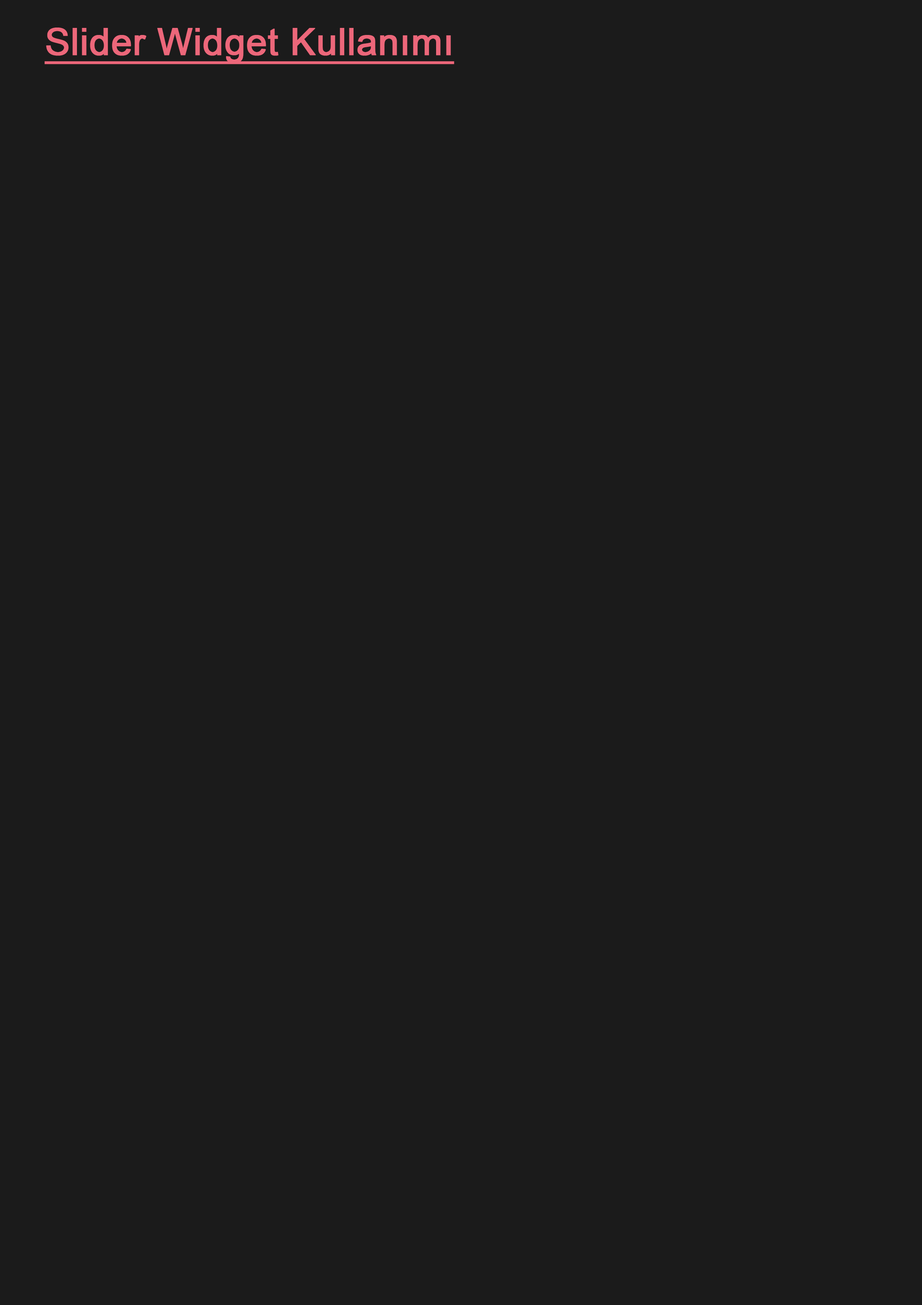
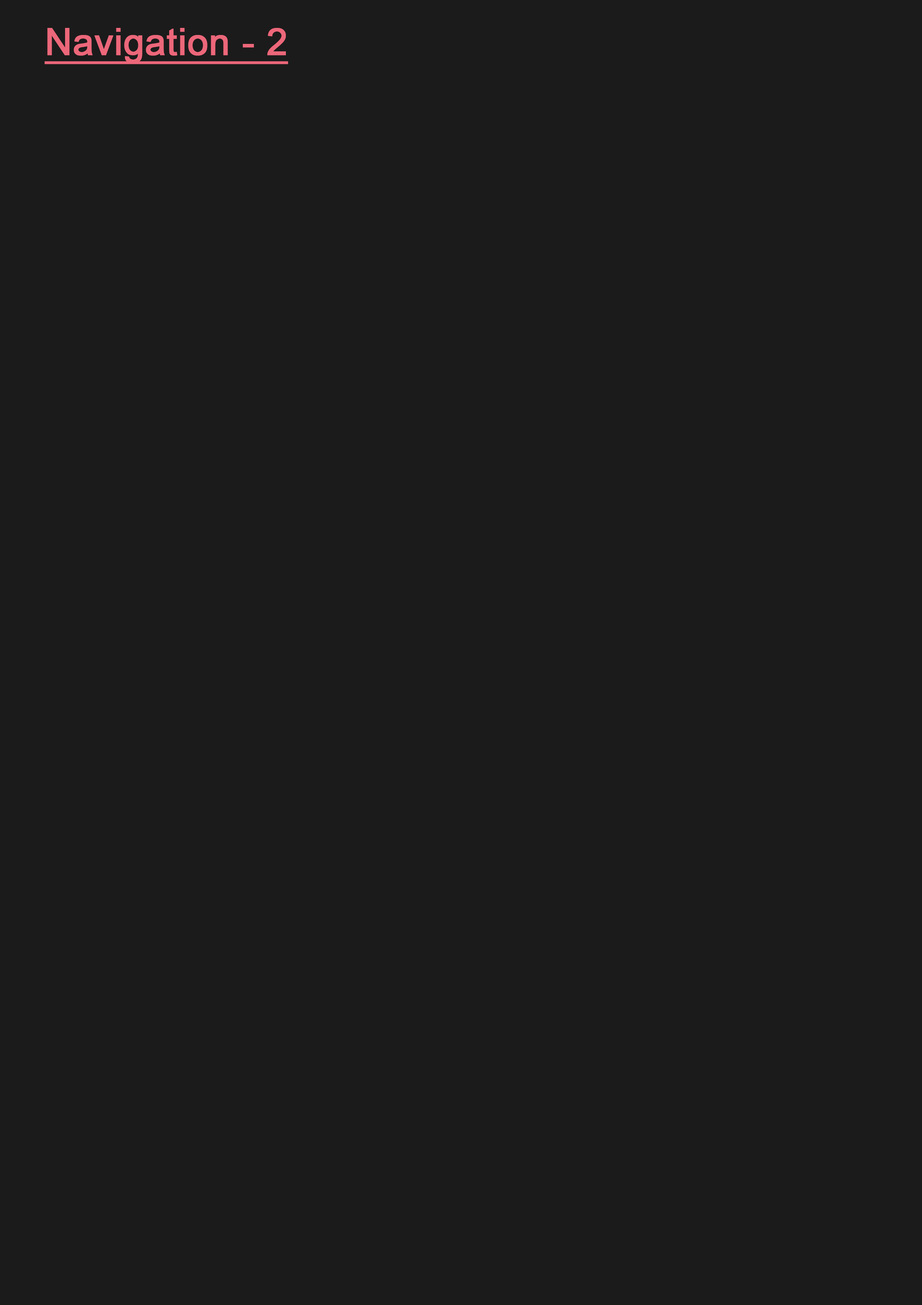
Revision of a layered 922px x 1305px image; what changed, layer by layer:
renamed "Slider Widget Kullanımı" to "Navigation - 2", painted on it over <box>46,27,455,65</box>
